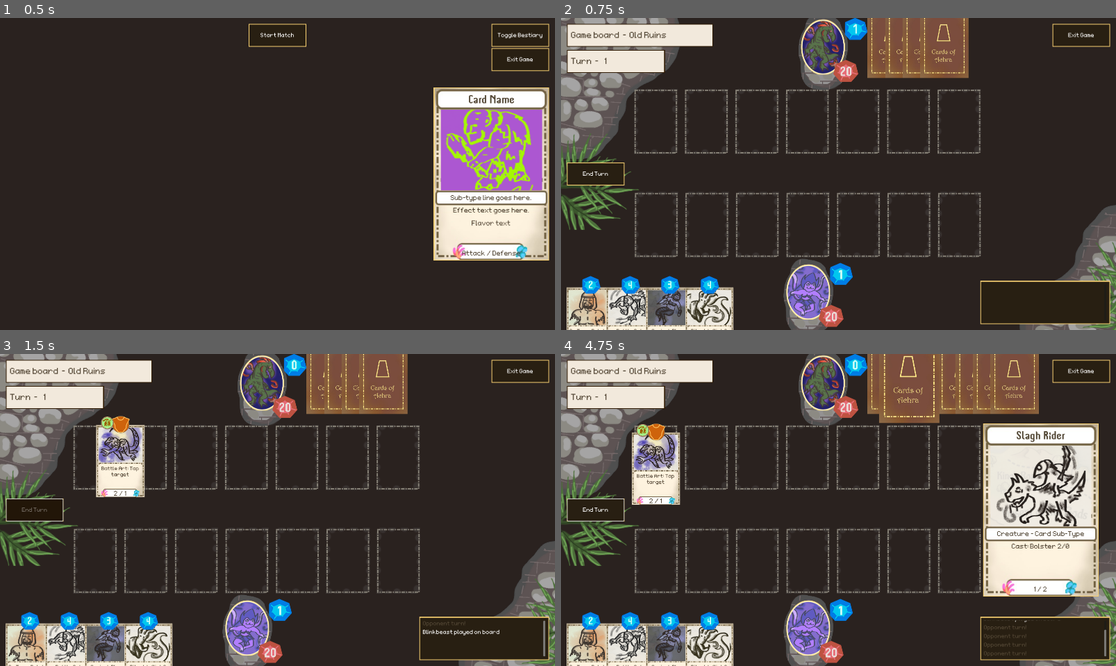
Above: before the commit, frames 1-4 (two rows, left to right).
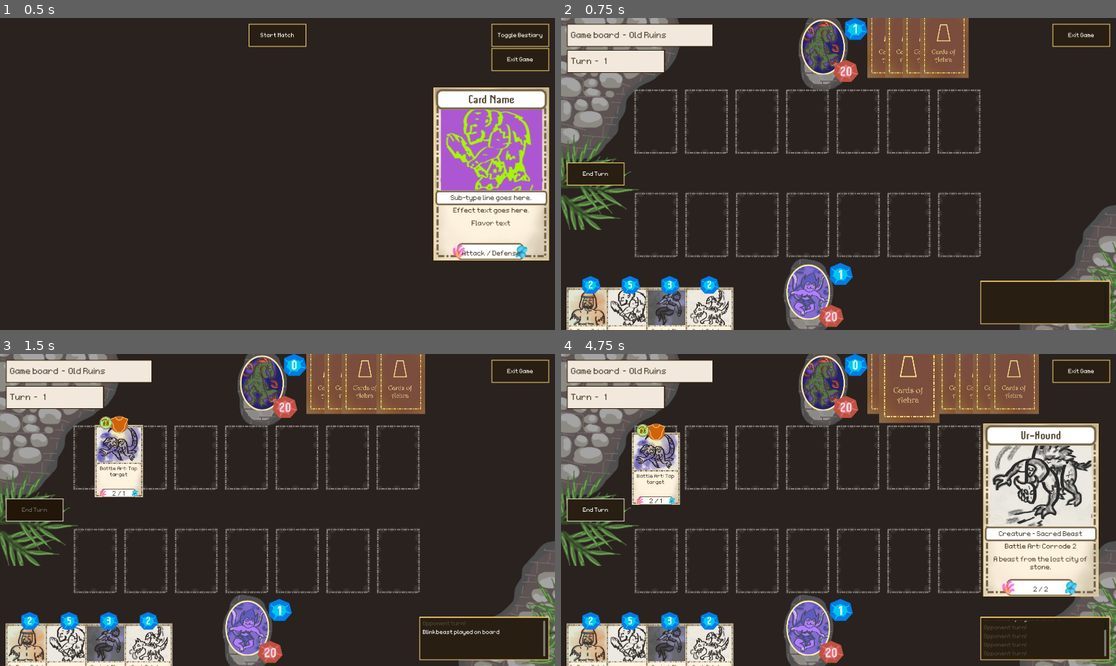
Above: after the commit, the same moments.

Repository: OttoElomaa/Godot-4-Ogre-Card-Game
Game: Godot game, scene res://GameScenes/MainMenu.tscn
Two runs of this game, one before a commit and one after it. Both use one fixed random seed, a clock stepped at 60 frames per second and the inputs below.
Inputs (mouse positions are in pixels of both pictures, inside the frame that each line leads up to):
- Up to frame 1 (0.5 s): no input
- Up to frame 2 (0.75 s): click (838, 36) at 0.5 s
- Up to frame 3 (1.5 s): click (33, 510) at 1.25 s
- Up to frame 4 (4.75 s): tap Enter at 2, 3.5 s; drag from (588, 659) to (827, 385) at 2.02 s; tap Space at 2.75, 4.25 s; drag from (627, 659) to (827, 385) at 2.77 s; move the mouse to (672, 659) at 3.52 s; hold Up (ui_up) 3.53-4.25 s; tap Mouse wheel down (scrollDown) at 3.6 s; click (672, 659) at 3.67 s; drag from (710, 659) to (894, 378) at 4.27 s

Frame 1 is identical in both runs. In frame 2, 1.0% of the frame differs, in the area x 8-31%, y 84-100%; in frame 3, 3.0%; in frame 4, 4.3%, in the area x 8-96%, y 24-100%.

Commit message:
Card: Card combat now always deals temp damage. Except when duelist conditions happens. Battle system: Lethal condition for enemy cards attacking removed.

Diff:
--- a/Cards/card.gd
+++ b/Cards/card.gd
@@ -390,58 +390,32 @@
 #### DEAL DAMAGE IF NECESSARY, AND RETURN ANSWER: DID THIS CARD DIE
 func takeDamageAndCheckLethal(card:Card) -> bool:
 
-	#### FOR SUNDER DAMAGE GOING BELOW ZERO
-	var isBrittle := false
+	var selfCombatDamage:int = getCombatDamage()
+	var enemyCombatDamage:int = card.getCombatDamage()
+
+	#### CHECK DESTROYED STATUS 1: DUELIST
+	var selfDestroyed := false
+	if keywordHandler.hasDuelist():
+		if selfCombatDamage >= card.tempHealth:
+			return selfDestroyed
+
+
+	#### DEAL DAMAGE
+	var damageTaken = enemyCombatDamage
+
+	if tempHealth < damageTaken:
+		tempHealth = 0
+	else:
+		tempHealth -= damageTaken
+
+
+	#### CHECK DESTROYED STATUS
 	if tempHealth <= 0:
-		isBrittle = true
-
-	#### CHECK DESTROYED STATUS
-	var selfDestroyed := false
-	if card.checkHasLethal(self):
 		selfDestroyed = true
-
-
-	#### INFLICT/CORRODE CAN'T DESTROY CARD, UNLESS IT WAS ALREADY ZERO
-	#if tempHealth < 0:
-		#if isBrittle:
-			#selfDestroyed = true
-		#else:
-			#health = 0
-
-	#### ANY CARD CAN DESTROY A CARD WITH 0 HEALTH
-	#if isBrittle:
-		#if card.tempDamage > 0:
-			#selfDestroyed = true
 
 	#### UPDATE VISUALS AND RETURN DESTROYED STATUS
 	updateCardVisuals()
 	return selfDestroyed
-
-
-func checkHasLethal(targetCard:Card):
-
-	var hasLethal := false
-	if checkLethalTwo(targetCard):
-
-		#### NO TRADE; TARGET CARD DESTROYED
-		if not targetCard.checkLethalTwo(self):
-			hasLethal = true
-
-		#### TARGET HAS NO DUELIST, MUTUAL DESTRUCTION = TRADE
-		elif not targetCard.hasDuelist:
-			hasLethal = true
-
-		#### TARGET HAS DUELIST BUT HAS ZERO HEALTH -> CAN BE KILLED
-		elif tempDamage > 0 and targetCard.tempHealth <= 0:
-			hasLethal = true
-
-	return hasLethal
-
-
-func checkLethalTwo(card:Card):
-
-	var combatDamage:int = getCombatDamage()
-	return combatDamage >= card.tempHealth
 
 
 
--- a/GameScenes/battle_system.gd
+++ b/GameScenes/battle_system.gd
@@ -234,8 +234,8 @@
 
 	#### PLAYER HAS BLOCKERS, FIND KILLABLE BLOCKER
 	for other in blockers:
-		if c.checkHasLethal(other): #### HAS LETHAL DAMAGE -> Attack
-			target = other
+		#if c.checkHasLethal(other): #### HAS LETHAL DAMAGE -> Attack
+		target = other
 
 
 	#### TARGET FOUND, ATTACK TARGET CARD
@@ -288,8 +288,6 @@
 #### AFTER OTHER FUNCTIONS OKAYED THE COMBAT
 func resolveAttack(attackCard:Card, targetCard:Card) -> bool:
 
-
-
 	#### WHICH CARDS TOOK LETHAL DAMAGE?
 	var cardsToDestroy := []
 	if targetCard.takeDamageAndCheckLethal(attackCard):
--- a/GameScenes/card_loader.gd
+++ b/GameScenes/card_loader.gd
@@ -18,7 +18,7 @@
 
 	for i in range(5):
 		cards.append(createCard("res://Cards/Wilds/Cr-Pikeman.tscn"))
-	for i in range(5):
+	for i in range(20):
 		cards.append(createCard("res://Cards/Wilds/Cr-Ogre.tscn"))
 	for i in range(5):
 		cards.append(createCard("res://Cards/Wilds/Cr-RukRaider.tscn"))
@@ -32,7 +32,7 @@
 
 	for i in range(10):
 		cards.append(createCard("res://Cards/Wilds/Cr-BlinkBeast.tscn"))
-	for i in range(20):
+	for i in range(5):
 		cards.append(createCard("res://Cards/GreenDefiance/Cr-DeathKnight.tscn"))
 	for i in range(10):
 		cards.append(createCard("res://Cards/Wilds/Cr-Alhaja-Pious.tscn"))
